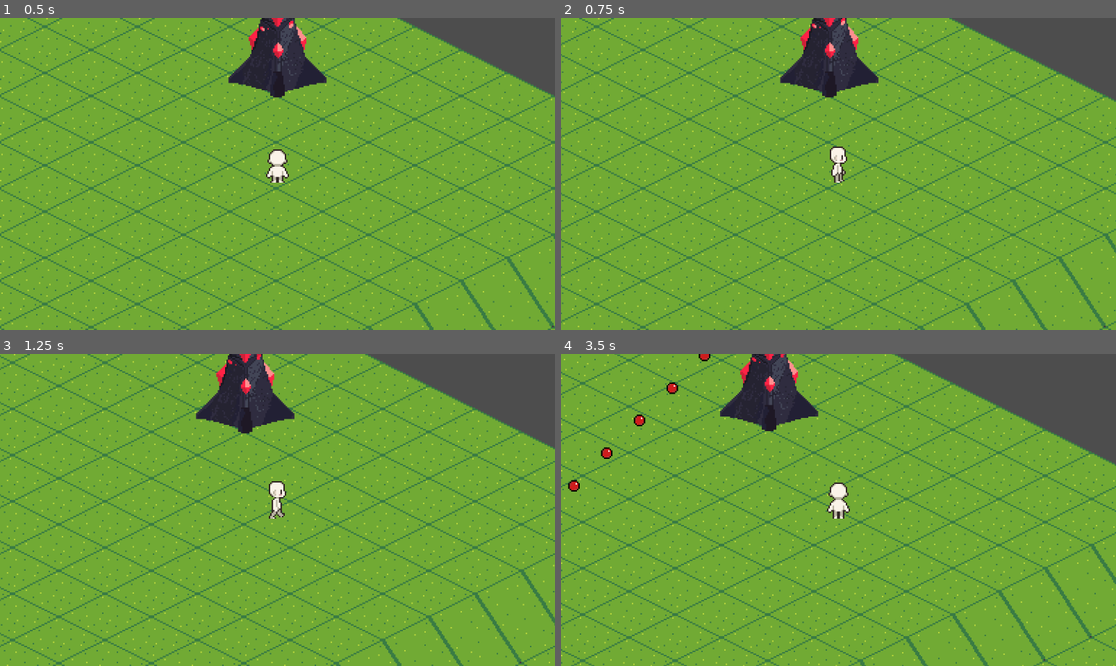
Above: before the commit, frames 1-4 (two rows, left to right).
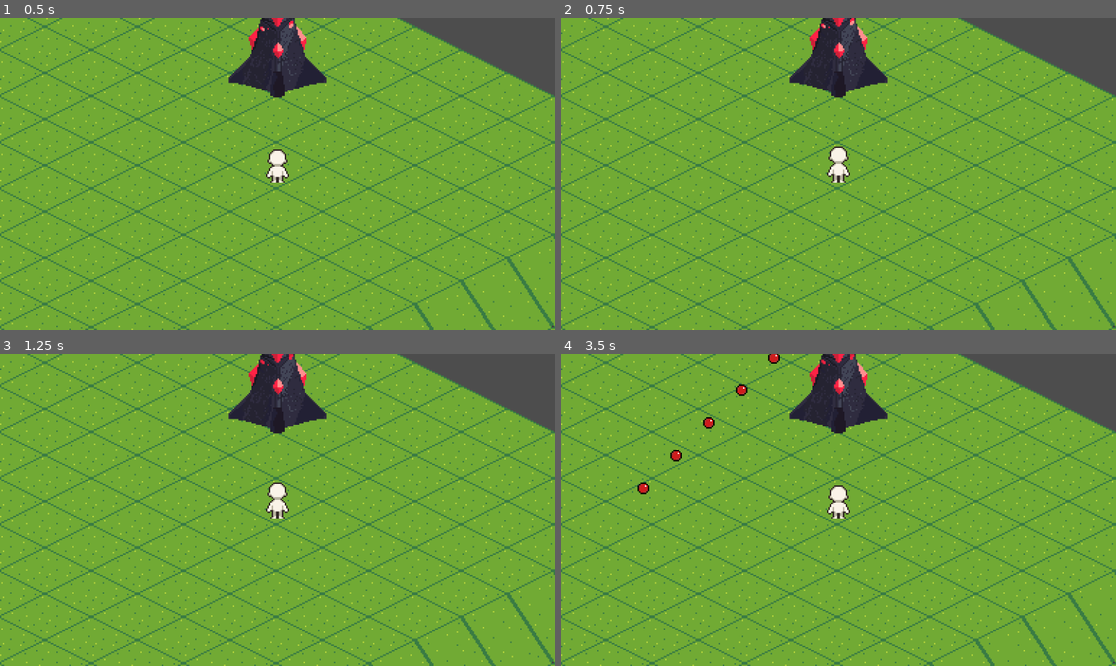
Above: after the commit, the same moments.

Repository: KokonutGamer/CSS-385-Project
Game: Godot game, scene res://scenes/test-scene.tscn
Two runs of this game, one before a commit and one after it. Both use one fixed random seed, a clock stepped at 60 frames per second and the inputs below.
Inputs (mouse positions are in pixels of both pictures, inside the frame that each line leads up to):
- Up to frame 1 (0.5 s): no input
- Up to frame 2 (0.75 s): tap Enter at 0.5 s; move the mouse to (960, 158) at 0.52 s; hold Right (ui_right) from 0.53 s (still down); click (960, 158) at 0.67 s
- Up to frame 3 (1.25 s): keep holding Right (ui_right)
- Up to frame 4 (3.5 s): move the mouse to (727, 525) at 1.27 s; release Right (ui_right) at 1.28 s; hold Down (ui_down) 1.28-2.03 s; click (727, 525) at 1.42 s; move the mouse to (894, 441) at 2.02 s; hold Right (ui_right) 2.03-2.78 s; click (894, 441) at 2.17 s; move the mouse to (810, 572) at 2.77 s; hold Up (ui_up) from 2.78 s (still down); click (810, 572) at 2.92 s

Frame 1 is identical in both runs. In frame 2, 18% of the frame differs, in the area x 0-100%, y 0-100%; in frame 3, 20%; in frame 4, 24%.

Commit message:
Completed Program 3

Diff:
--- a/project.godot
+++ b/project.godot
@@ -14,3 +14,27 @@
 run/main_scene="uid://jnht6gwl5wv6"
 config/features=PackedStringArray("4.5", "Forward Plus")
 config/icon="res://icon.svg"
+
+[input]
+
+move_up={
+"deadzone": 0.2,
+"events": []
+}
+move_down={
+"deadzone": 0.2,
+"events": []
+}
+move_left={
+"deadzone": 0.2,
+"events": []
+}
+move_right={
+"deadzone": 0.2,
+"events": []
+}
+
+[rendering]
+
+renderer/rendering_method="gl_compatibility"
+renderer/rendering_method.mobile="gl_compatibility"
--- /dev/null
+++ b/scenes/settings_menu.tscn
@@ -0,0 +1,92 @@
+[gd_scene load_steps=2 format=3 uid="uid://bxy36c0wfhdw2"]
+
+[ext_resource type="Script" uid="uid://rmmnqfhcndg" path="res://scripts/settings_menu.gd" id="1_05p07"]
+
+[node name="SettingsMenu" type="Control"]
+layout_mode = 3
+anchors_preset = 15
+anchor_right = 1.0
+anchor_bottom = 1.0
+grow_horizontal = 2
+grow_vertical = 2
+script = ExtResource("1_05p07")
+
+[node name="BackButton" type="Button" parent="."]
+layout_mode = 0
+offset_left = 25.0
+offset_top = 25.0
+offset_right = 75.0
+offset_bottom = 75.0
+
+[node name="MoveUp" type="Button" parent="."]
+layout_mode = 0
+offset_left = 332.0
+offset_top = 180.0
+offset_right = 571.0
+offset_bottom = 234.0
+text = "Move Up"
+
+[node name="MoveDown" type="Button" parent="."]
+layout_mode = 0
+offset_left = 330.0
+offset_top = 270.0
+offset_right = 569.0
+offset_bottom = 324.0
+text = "Move Down"
+
+[node name="MoveLeft" type="Button" parent="."]
+layout_mode = 0
+offset_left = 329.0
+offset_top = 359.0
+offset_right = 568.0
+offset_bottom = 413.0
+text = "Move Left"
+
+[node name="MoveRight" type="Button" parent="."]
+layout_mode = 0
+offset_left = 330.0
+offset_top = 453.0
+offset_right = 569.0
+offset_bottom = 507.0
+text = "Move Right"
+
+[node name="MoveUpKey" type="Label" parent="."]
+layout_mode = 0
+offset_left = 596.0
+offset_top = 192.0
+offset_right = 888.0
+offset_bottom = 225.0
+
+[node name="MoveDownKey" type="Label" parent="."]
+layout_mode = 0
+offset_left = 597.0
+offset_top = 280.0
+offset_right = 889.0
+offset_bottom = 313.0
+
+[node name="MoveLeftKey" type="Label" parent="."]
+layout_mode = 0
+offset_left = 600.0
+offset_top = 370.0
+offset_right = 892.0
+offset_bottom = 403.0
+
+[node name="MoveRightKey" type="Label" parent="."]
+layout_mode = 0
+offset_left = 602.0
+offset_top = 467.0
+offset_right = 894.0
+offset_bottom = 500.0
+
+[node name="InfoPanel" type="PanelContainer" parent="."]
+layout_mode = 0
+offset_left = 49.0
+offset_top = 298.0
+offset_right = 291.0
+offset_bottom = 359.0
+
+[node name="Info" type="Label" parent="InfoPanel"]
+layout_mode = 2
+text = "Press any key or mouse button"
+
+[connection signal="pressed" from="BackButton" to="." method="_on_back_button_pressed"]
--- /dev/null
+++ b/scenes/title_screen.tscn
@@ -0,0 +1,52 @@
+[gd_scene load_steps=4 format=3 uid="uid://dm8r78mdrx4dx"]
+
+[ext_resource type="Script" uid="uid://cf3u4rol8xf4i" path="res://scripts/title_screen.gd" id="1_fgkus"]
+
+[sub_resource type="SystemFont" id="SystemFont_1a2ex"]
+font_names = PackedStringArray("Fantasy")
+
+[sub_resource type="Theme" id="Theme_fgkus"]
+default_font = SubResource("SystemFont_1a2ex")
+default_font_size = 90
+
+[node name="TitleScreen" type="Control"]
+layout_mode = 3
+anchors_preset = 15
+anchor_right = 1.0
+anchor_bottom = 1.0
+grow_horizontal = 2
+grow_vertical = 2
+script = ExtResource("1_fgkus")
+
+[node name="Title" type="Label" parent="."]
+layout_mode = 1
+anchors_preset = 14
+anchor_top = 0.5
+anchor_right = 1.0
+anchor_bottom = 0.5
+offset_top = -45.5
+offset_bottom = 45.5
+grow_horizontal = 2
+grow_vertical = 2
+theme = SubResource("Theme_fgkus")
+text = "Isekai Castle Crusaders"
+horizontal_alignment = 1
+
+[node name="StartButton" type="Button" parent="."]
+layout_mode = 0
+offset_left = 273.0
+offset_top = 444.0
+offset_right = 448.0
+offset_bottom = 519.0
+text = "Start"
+
+[node name="SettingsButton" type="Button" parent="."]
+layout_mode = 0
+offset_left = 722.0
+offset_top = 439.0
+offset_right = 897.0
+offset_bottom = 514.0
+text = "Settings"
+
+[connection signal="pressed" from="StartButton" to="." method="_on_start_button_pressed"]
+[connection signal="pressed" from="SettingsButton" to="." method="_on_settings_button_pressed"]
--- a/scripts/player.gd
+++ b/scripts/player.gd
@@ -4,7 +4,7 @@
 var health := 100
 
 func _physics_process(_delta: float) -> void:
-	var direction := Input.get_vector("ui_left", "ui_right", "ui_up", "ui_down")
+	var direction := Input.get_vector("move_left", "move_right", "move_up", "move_down")
 	if direction != Vector2.ZERO:
 		velocity = direction * MOVEMENT_SPEED
 	else:
--- /dev/null
+++ b/scripts/settings_menu.gd
@@ -0,0 +1,112 @@
+extends Control
+
+var current_button : Button
+
+# Buttons
+@onready var move_up : Button = $MoveUp
+@onready var move_down : Button = $MoveDown
+@onready var move_left : Button = $MoveLeft
+@onready var move_right : Button = $MoveRight
+
+# Labels
+@onready var move_up_label : Label = $MoveUpKey
+@onready var move_down_label : Label = $MoveDownKey
+@onready var move_left_label : Label = $MoveLeftKey
+@onready var move_right_label : Label = $MoveRightKey
+
+# Info
+@onready var info_panel : PanelContainer = $InfoPanel
+
+func _ready() -> void:
+	# Connect the buttons pressed signal
+	move_up.pressed.connect(_on_button_pressed.bind(move_up))
+	move_down.pressed.connect(_on_button_pressed.bind(move_down))
+	move_left.pressed.connect(_on_button_pressed.bind(move_left))
+	move_right.pressed.connect(_on_button_pressed.bind(move_right))
+
+	_update_labels()
+
+	info_panel.hide() # hide the panel container on startup
+
+func _on_button_pressed(button: Button) -> void:
+	current_button = button
+	info_panel.show()
+
+func _input(event: InputEvent) -> void:
+	if !current_button:
+		return
+
+	if event is InputEventKey || event is InputEventMouseButton:
+
+		# Delete duplicate assignments
+		# Add all assigned keys to a dictionary
+		var all_keys : Dictionary = {}
+		for action in InputMap.get_actions():
+			for input_event in InputMap.action_get_events(action):
+				all_keys[input_event.as_text()] = action
+
+		# Check if the new key is already in the dictionary
+		# Delete the old one if yes
+		if all_keys.keys().has(event.as_text()):
+			InputMap.action_erase_events(all_keys[event.as_text()])
+
+		var event_name := _pascal_to_snake(current_button.name)
+		# Erase the event in the input map
+		InputMap.action_erase_events(event_name)
+
+		# Assign the new event to it
+		InputMap.action_add_event(event_name, event)
+
+		# Set current_button back to null
+		current_button = null
+		info_panel.hide()
+
+		_update_labels()
+
+func _update_labels() -> void:
+	var move_up_input_event : Array[InputEvent] = InputMap.action_get_events("move_up")
+	if !move_up_input_event.is_empty():
+		move_up_label.text = move_up_input_event[0].as_text()
+	else:
+		move_up_label.text = ""
+
+	var move_down_input_event : Array[InputEvent] = InputMap.action_get_events("move_down")
+	if !move_down_input_event.is_empty():
+		move_down_label.text = move_down_input_event[0].as_text()
+	else:
+		move_down_label.text = ""
+
+	var move_left_input_event : Array[InputEvent] = InputMap.action_get_events("move_left")
+	if !move_left_input_event.is_empty():
+		move_left_label.text = move_left_input_event[0].as_text()
+	else:
+		move_left_label.text = ""
+
+	var move_right_input_event : Array[InputEvent] = InputMap.action_get_events("move_right")
+	if !move_right_input_event.is_empty():
+		move_right_label.text = move_right_input_event[0].as_text()
+	else:
+		move_right_label.text = ""
+
+func _on_back_button_pressed() -> void:
+	get_tree().change_scene_to_file("res://scenes/title_screen.tscn")
+	_save_controls()
+
+func _save_controls() -> void:
+	var cfg := ConfigFile.new()
+
+	for action in ["move_up", "move_down", "move_left", "move_right"]:
+		var events := InputMap.action_get_events(action)
+		if !events.is_empty():
+			var key_event := events[0] as InputEventKey
+			cfg.set_value("controls", action, key_event.physical_keycode)
+
+	cfg.save("user://controls.cfg")
+	print("Controls saved!")
+
+func _pascal_to_snake(text: String) -> String:
+	var regex := RegEx.new()
+	regex.compile("(?<!^)(?=[A-Z])")
+
+	var snake = regex.sub(text, "_", true).to_lower()
+	return snake
--- /dev/null
+++ b/scripts/title_screen.gd
@@ -0,0 +1,27 @@
+extends Control
+
+
+func _ready() -> void:
+	var cfg := ConfigFile.new()
+	var err := cfg.load("user://controls.cfg")
+	if err != OK:
+		print("No config found, using defaults.")
+		return
+
+	# Clear old events for each action
+	for action in ["move_up", "move_down", "move_left", "move_right"]:
+		InputMap.action_erase_events(action)
+
+		var key_code := int(cfg.get_value("controls", action, 0))
+		if key_code != 0:
+			var event := InputEventKey.new()
+			event.physical_keycode = key_code as Key
+			InputMap.action_add_event(action, event)
+
+	print("Controls loaded!")
+
+func _on_start_button_pressed() -> void:
+	get_tree().change_scene_to_file("res://scenes/test-scene.tscn")
+
+func _on_settings_button_pressed() -> void:
+	get_tree().change_scene_to_file("res://scenes/settings_menu.tscn")
Not shown, added: scripts/settings_menu.gd.uid
Not shown, added: scripts/title_screen.gd.uid
